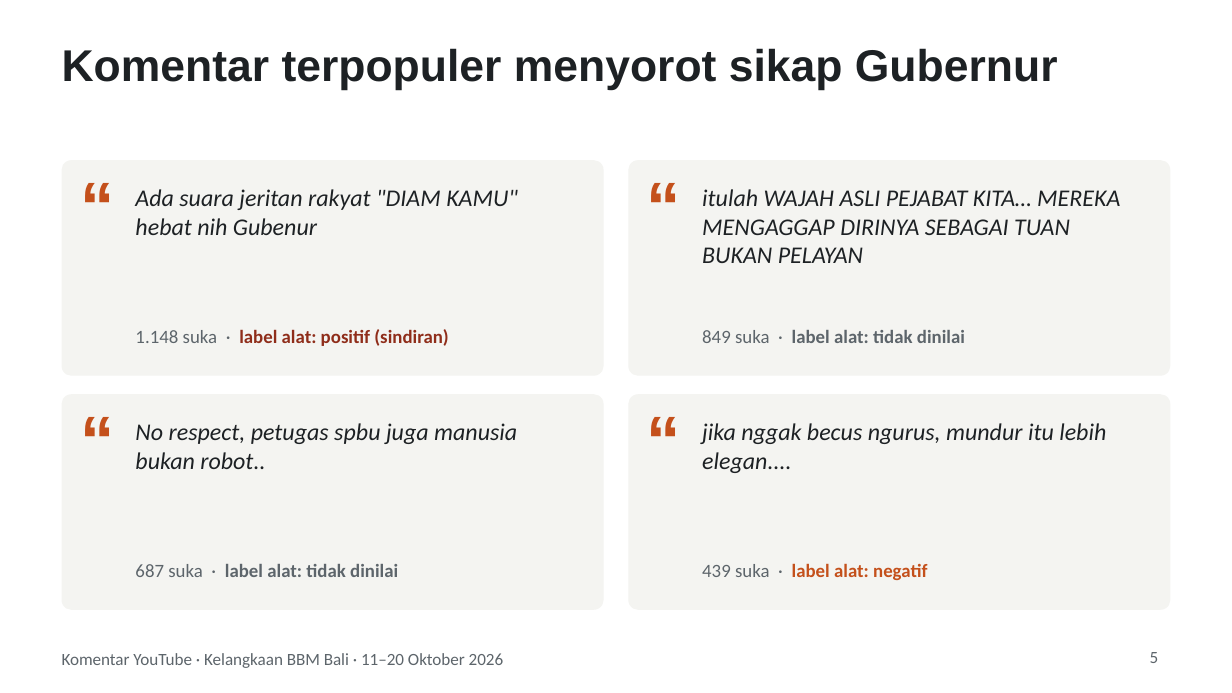
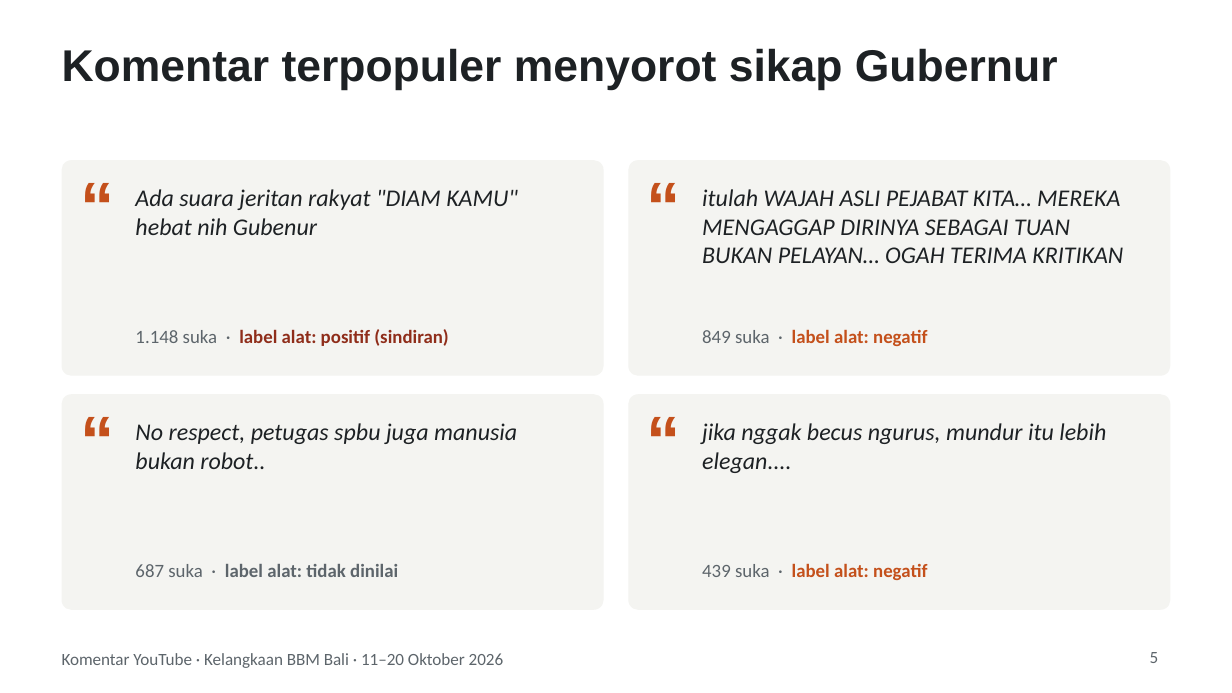
Before and after one commit to mahendrasenoaji-lgtm/public-opinion-platform, a slide deck: slide 5 of proyek/bbm-bali-youtube/presentasi_bbm_bali_youtube.pptx. Drawn at 1232x693 pixels with LibreOffice and Linux fonts; fonts in the diff are those of the drawing. Boxes give left, top, right and bottom in pixels: in the first picture for what was removed or moved away, otherwise in the second. Text is boxed around its words. In the diff, an @@ line names an element or a change of style, - is before the commit and + after.

```diff
--- a/proyek/bbm-bali-youtube/presentasi_bbm_bali_youtube.pptx
+++ b/proyek/bbm-bali-youtube/presentasi_bbm_bali_youtube.pptx
@@ text at [702, 189, 1123, 263]: text changed @@
-itulah WAJAH ASLI PEJABAT KITA… MEREKA MENGAGGAP DIRINYA SEBAGAI TUAN BUKAN PELAYAN
+itulah WAJAH ASLI PEJABAT KITA… MEREKA MENGAGGAP DIRINYA SEBAGAI TUAN BUKAN PELAYAN… OGAH TERIMA KRITIKAN
@@ text at [702, 329, 927, 346]: text changed; text colour #5D656B to #C4501B @@
-849 suka · label alat: tidak dinilai
+849 suka · label alat: negatif
```
Also in this commit, not shown: 7 other slides changed, 1 slide added, 4 other files.
